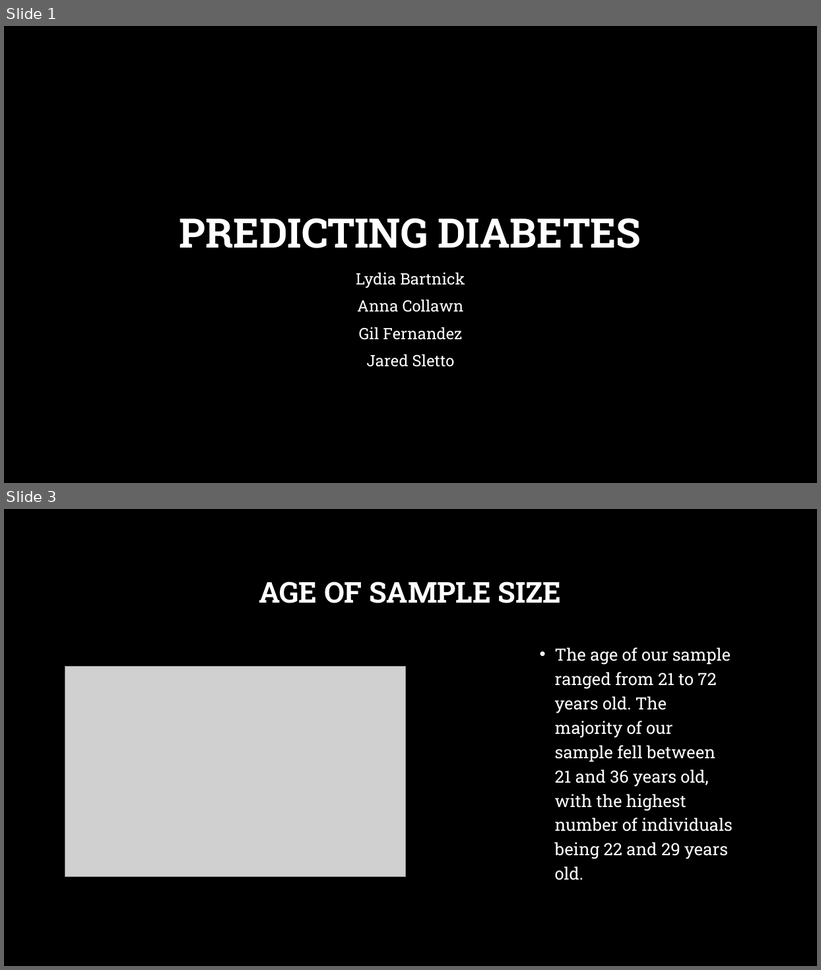
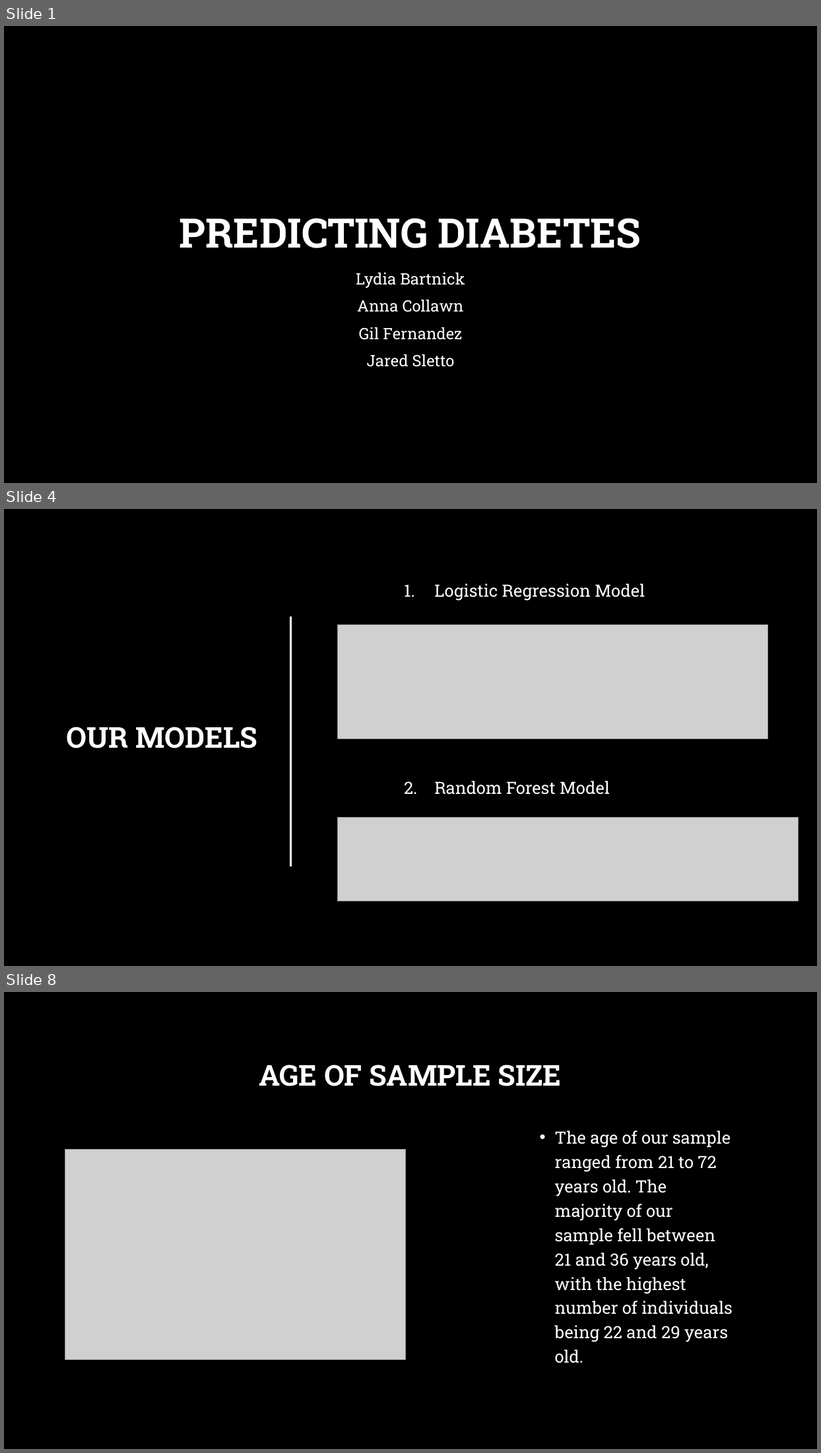
Before and after one commit to acollawn/Project_4, a slide deck: Predicting Diabetes.pptx. Shown one above the other, each under a label of ours: slides 1 and 3 before the commit, slides 1, 4 and 8 after it; the slides between them are not shown. The pictures are 821x970 and 821x1453 pixels, drawn with LibreOffice and Linux fonts; fonts in the diff are those of the drawing; grey boxes stand for pictures; background and template pictures are left out. Boxes give left, top, right and bottom in pixels: in the first picture for what was removed or moved away, otherwise in the second. Text is boxed around its words. In the diff, an @@ line names an element or a change of style, - is before the commit and + after.

```diff
--- a/Predicting Diabetes.pptx
+++ b/Predicting Diabetes.pptx
@@ slide 4 added at (4,509,817,966), background picture (left out) @@
@@ text added at (434,584,645,795), 20 pt, text #FFFFFF @@
+1. Logistic Regression Model
+2. Random Forest Model
@@ line added from (291, 617) to (291, 867), #FFFFFF 2.25 pt @@
@@ picture added at (338,625,768,739) @@
@@ title added at (67,727,257,749), 34 pt, text #FFFFFF, bold @@
+OUR MODELS
@@ picture added at (338,818,798,901) @@
@@ what was slide 3 is now slide 8 @@
```
Also in this commit, not shown: 4 slides changed, 4 other slides added.
